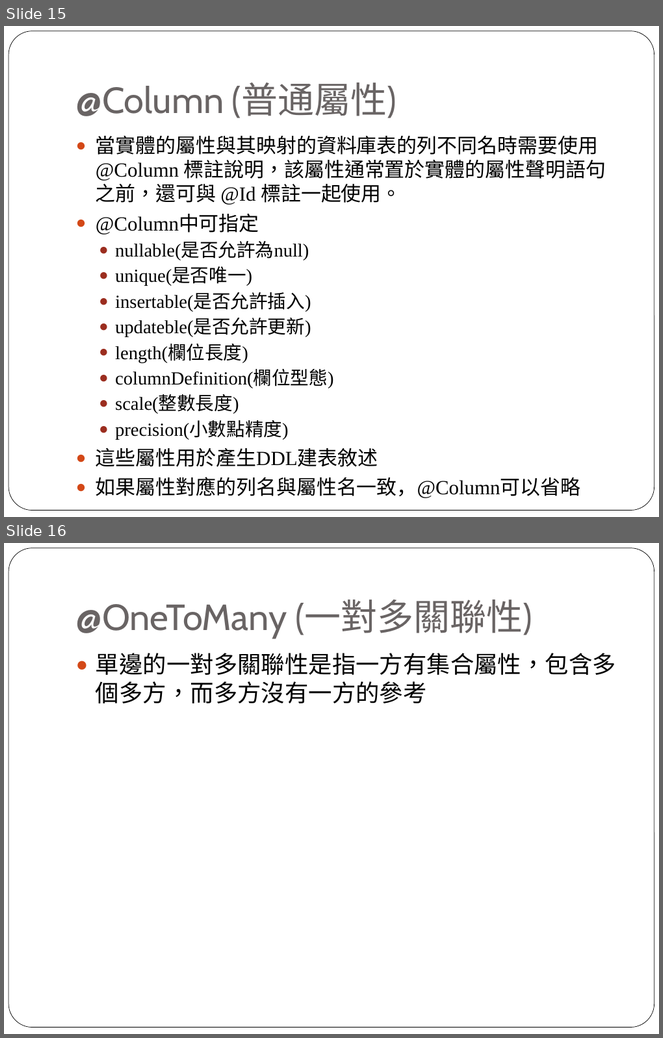
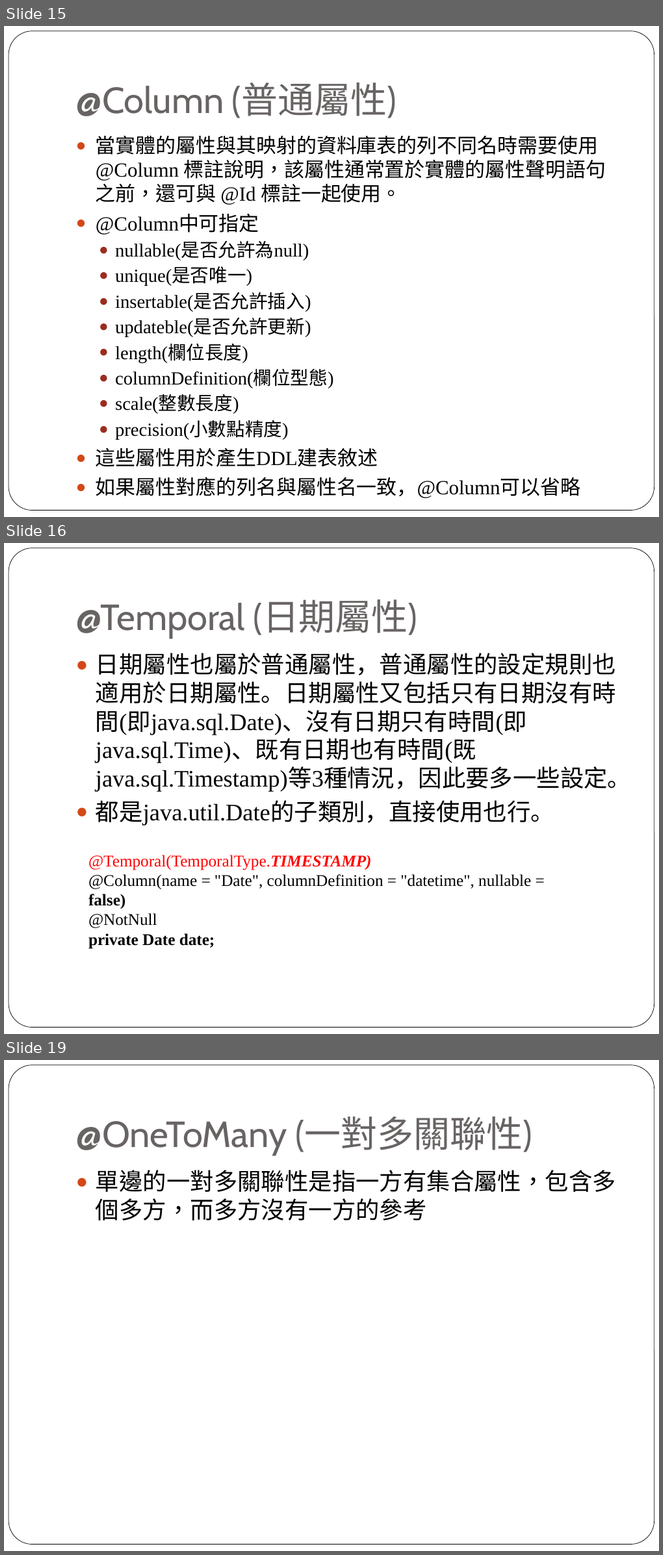
Before and after one commit to lontn/spring-jpa, a slide deck: doc/Spring JPA配置.pptx. Shown one above the other, each under a label of ours: slides 15 and 16 before the commit, slides 15, 16 and 19 after it; the slides between them are not shown. The pictures are 663x1038 and 663x1555 pixels, drawn with LibreOffice and Linux fonts; fonts in the diff are those of the drawing. Boxes give left, top, right and bottom in pixels: in the first picture for what was removed or moved away, otherwise in the second. Text is boxed around its words. In the diff, an @@ line names an element or a change of style, - is before the commit and + after.

```diff
--- a/doc/Spring JPA配置.pptx
+++ b/doc/Spring JPA配置.pptx
@@ slide 16 added at (x1=4, y1=543, x2=659, y2=1034), background #FFFFFF; not listed: 1 template element that a slide beside it also shows @@
@@ title added at (x1=76, y1=600, x2=417, y2=639), 40 pt, text #696464 @@
+@Temporal (日期屬性)
@@ text added at (x1=96, y1=653, x2=631, y2=826), 26 pt, text #000000 @@
+● 日期屬性也屬於普通屬性，普通屬性的設定規則也適用於日期屬性。日期屬性又包括只有日期沒有時間(即java.sql.Date)、沒有日期只有時間(即java.sql.Time)、既有日期也有時間(既java.sql.Timestamp)等3種情況，因此要多一些設定。
+● 都是java.util.Date的子類別，直接使用也行。
@@ text added at (x1=88, y1=855, x2=531, y2=949), 18 pt, text #000000 @@
+@Temporal(TemporalType.TIMESTAMP)
+@Column(name = "Date", columnDefinition = "datetime", nullable = false)
+@NotNull
+private Date date;
@@ what was slide 16 is now slide 19 @@
```
Also in this commit, not shown: 3 other slides added.
